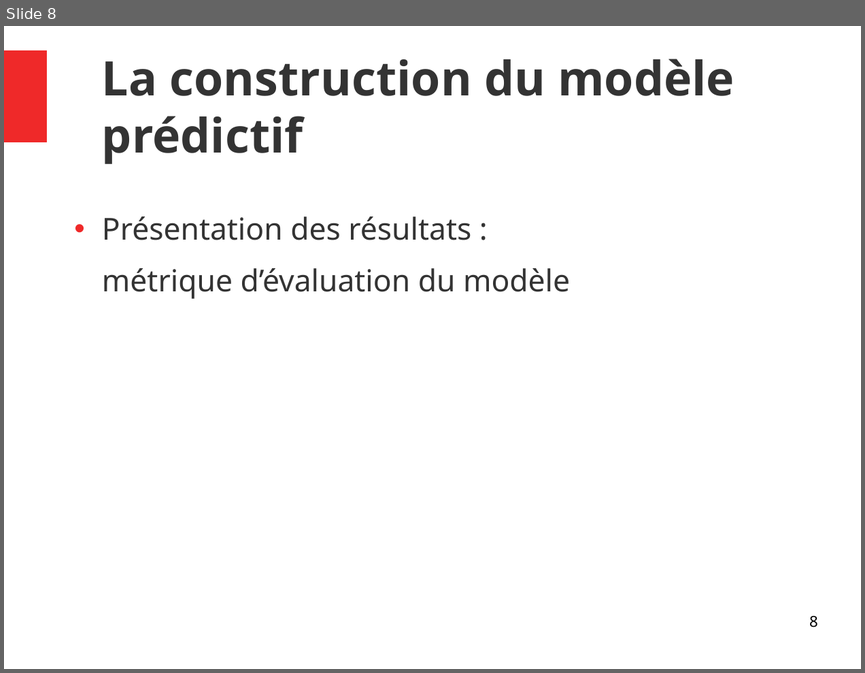
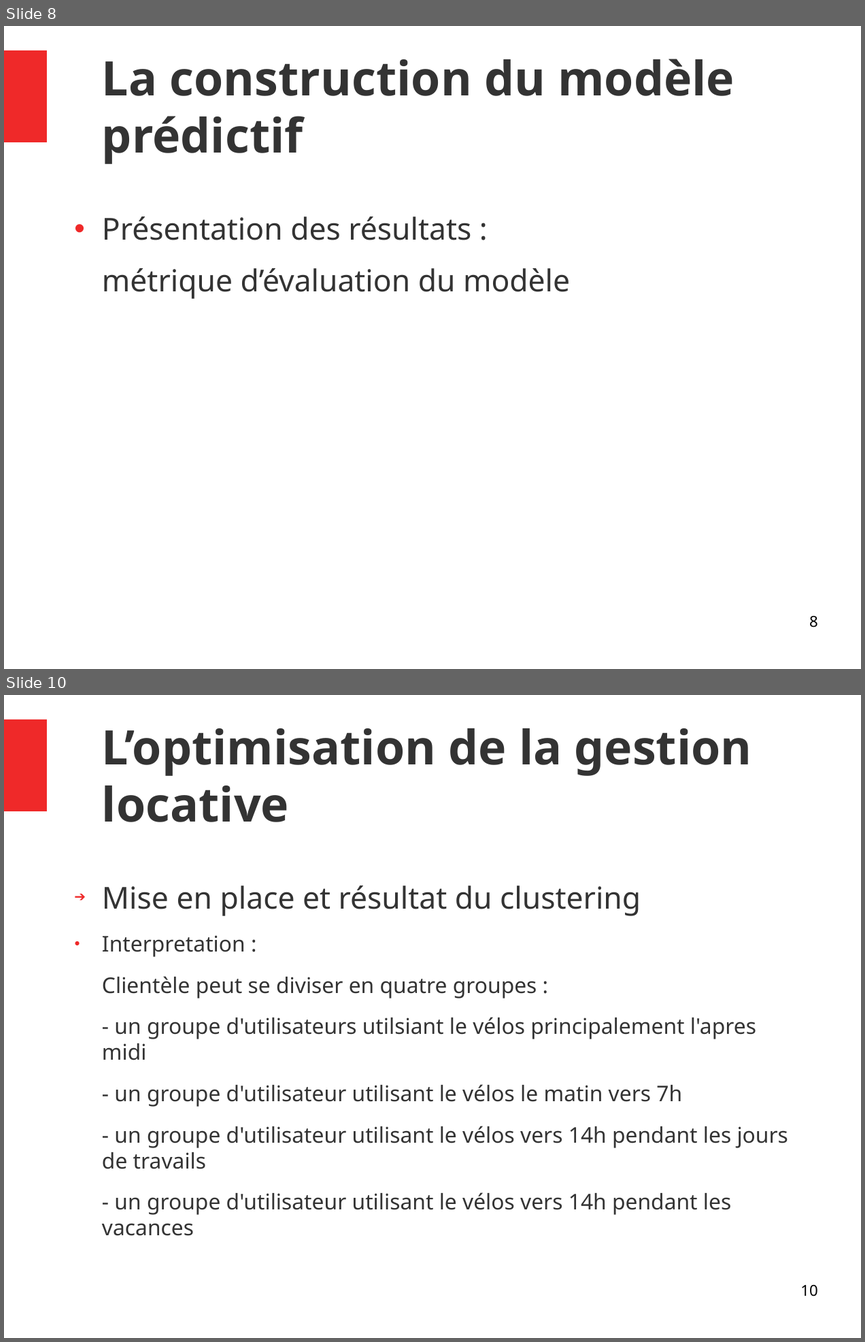
Before and after one commit to yayahamour/project_bike, a slide deck: presentation.odp. Shown one above the other, each under a label of ours: slide 8 before the commit, slides 8 and 10 after it; the slides between them are not shown. The pictures are 865x673 and 865x1342 pixels, drawn with LibreOffice and Linux fonts; fonts in the diff are those of the drawing. Boxes give left, top, right and bottom in pixels: in the first picture for what was removed or moved away, otherwise in the second. Text is boxed around its words. In the diff, an @@ line names an element or a change of style, - is before the commit and + after.

```diff
--- a/presentation.odp
+++ b/presentation.odp
@@ slide 10 added at (4, 695, 861, 1338), background #FFFFFF; not listed: 1 template element that a slide beside it also shows @@
@@ title added at (102, 728, 752, 822), 44 pt, text #333333, bold @@
+L’optimisation de la gestion locative
@@ text added at (102, 885, 788, 1236), 20 pt, text #333333 @@
+➔ Mise en place et résultat du clustering
+● Interpretation :
+Clientèle peut se diviser en quatre groupes :
+- un groupe d'utilisateurs utilsiant le vélos principalement l'apres midi
+- un groupe d'utilisateur utilisant le vélos le matin vers 7h
+- un groupe d'utilisateur utilisant le vélos vers 14h pendant les jours de travails
+- un groupe d'utilisateur utilisant le vélos vers 14h pendant les vacances
@@ page number added at (800, 1285, 817, 1296), 14 pt, text #000000 @@
+10
```
Also in this commit, not shown: 5 slides changed, 1 other file.
